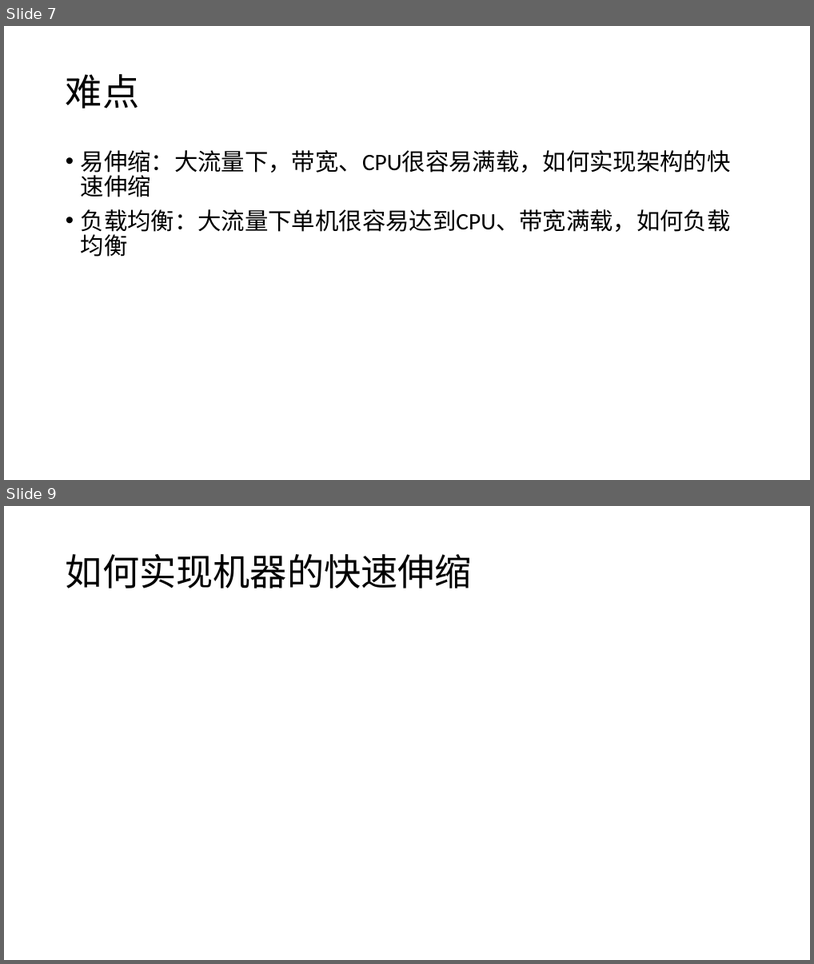
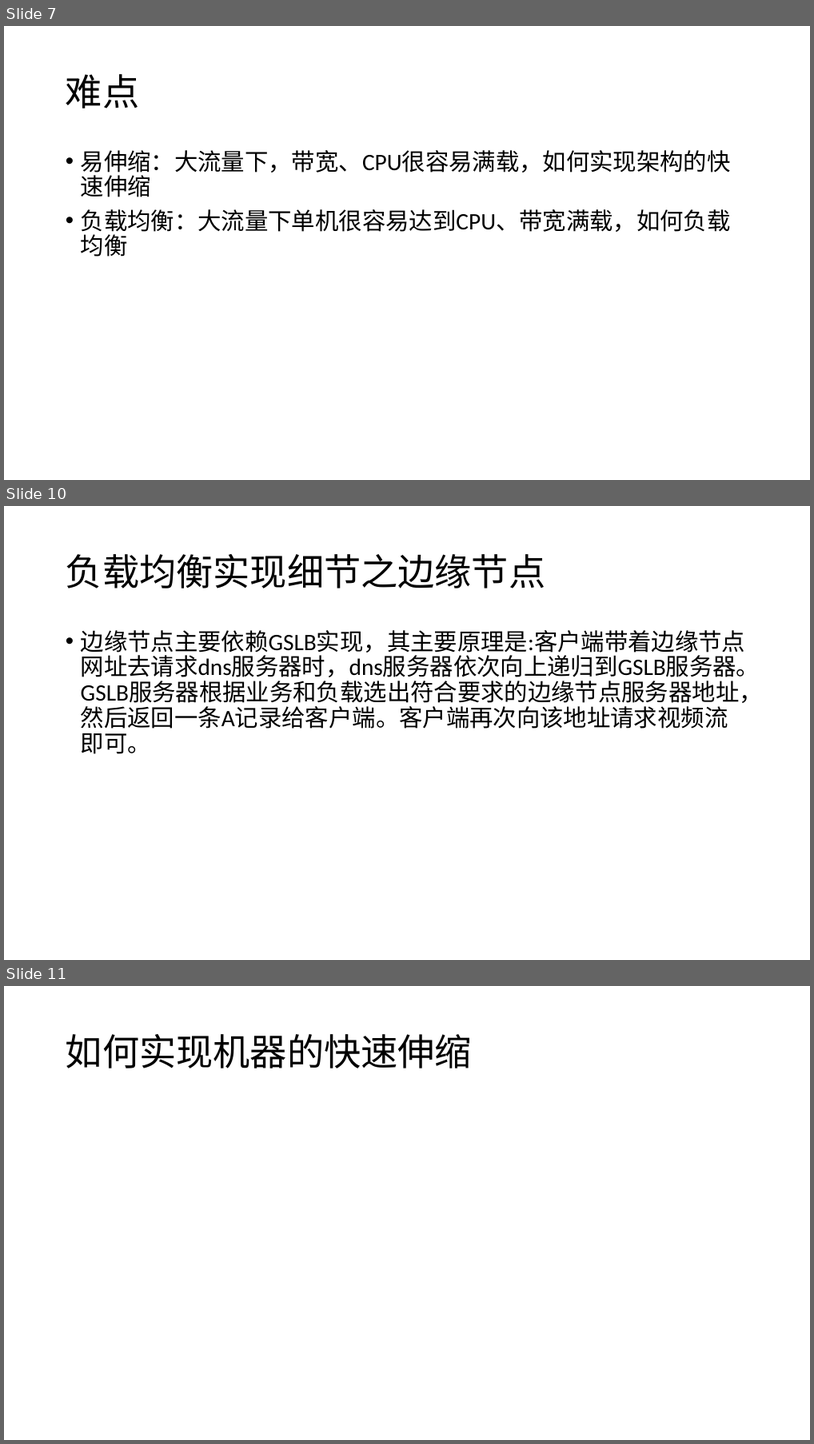
Before and after one commit to djpan0303/tech_paper, a slide deck: 迅雷直播后台Xcloud.pptx. Shown one above the other, each under a label of ours: slides 7 and 9 before the commit, slides 7, 10 and 11 after it; the slides between them are not shown. The pictures are 814x964 and 814x1444 pixels, drawn with LibreOffice and Linux fonts; fonts in the diff are those of the drawing. Boxes give left, top, right and bottom in pixels: in the first picture for what was removed or moved away, otherwise in the second. Text is boxed around its words. In the diff, an @@ line names an element or a change of style, - is before the commit and + after.

```diff
--- a/迅雷直播后台Xcloud.pptx
+++ b/迅雷直播后台Xcloud.pptx
@@ slide 10 added at <box>4,506,810,960</box>, background #FFFFFF @@
@@ title added at <box>66,554,546,588</box>, 44 pt, text #000000 @@
+负载均衡实现细节之边缘节点
@@ text added at <box>81,630,763,754</box>, 28 pt, text #000000 @@
+• 边缘节点主要依赖GSLB实现，其主要原理是:客户端带着边缘节点网址去请求dns服务器时，dns服务器依次向上递归到GSLB服务器。GSLB服务器根据业务和负载选出符合要求的边缘节点服务器地址，然后返回一条A记录给客户端。客户端再次向该地址请求视频流即可。
@@ what was slide 9 is now slide 11 @@
```
Also in this commit, not shown: 3 slides changed, 1 other slide added, 3 other files.
